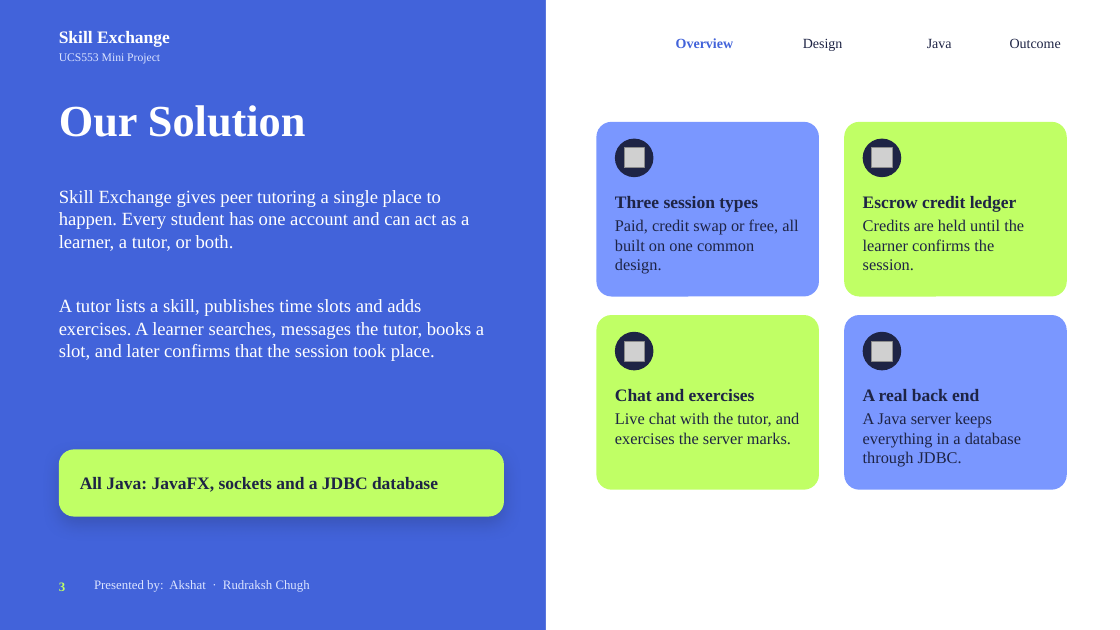
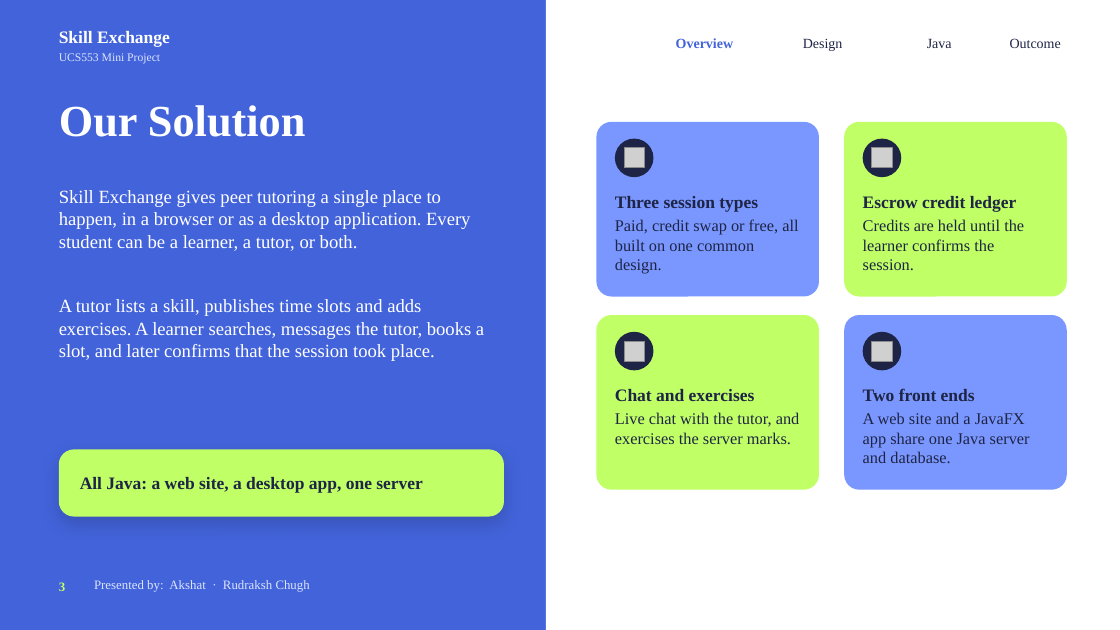
Before and after one commit to RudrakshChugh/JavaProject, a slide deck: slide 3 of Project Presentation.pptx. Drawn at 1120x630 pixels with LibreOffice and Linux fonts; fonts in the diff are those of the drawing; grey boxes stand for pictures; background and template pictures are left out. Boxes give left, top, right and bottom in pixels: in the first picture for what was removed or moved away, otherwise in the second. Text is boxed around its words. In the diff, an @@ line names an element or a change of style, - is before the commit and + after.

Commit message:
Update the presentation: web site, hosting, two front ends over one server

```diff
--- a/Project Presentation.pptx
+++ b/Project Presentation.pptx
@@ text at [59, 190, 470, 251]: text changed @@
-Skill Exchange gives peer tutoring a single place to happen. Every student has one account and can act as a learner, a tutor, or both.
+Skill Exchange gives peer tutoring a single place to happen, in a browser or as a desktop application. Every student can be a learner, a tutor, or both.
@@ text at [863, 388, 1030, 463]: text changed @@
-A real back end
-A Java server keeps everything in a database through JDBC.
+Two front ends
+A web site and a JavaFX app share one Java server and database.
@@ text at [80, 477, 423, 493]: text changed @@
-All Java: JavaFX, sockets and a JDBC database
+All Java: a web site, a desktop app, one server
```
Also in this commit, not shown: 13 other slides changed, 1 slide added.
